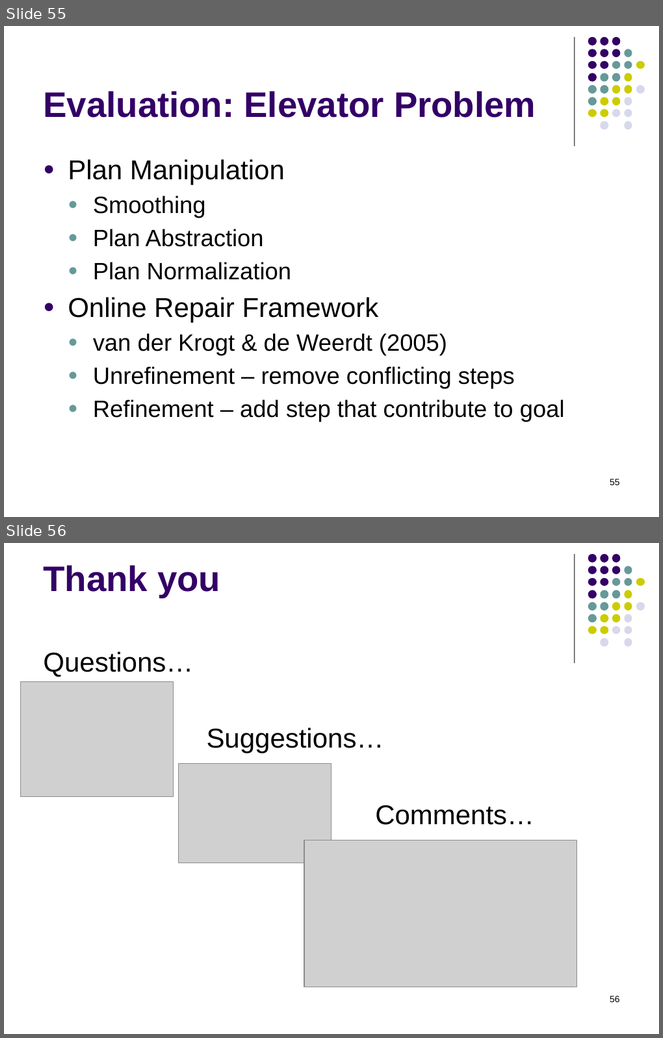
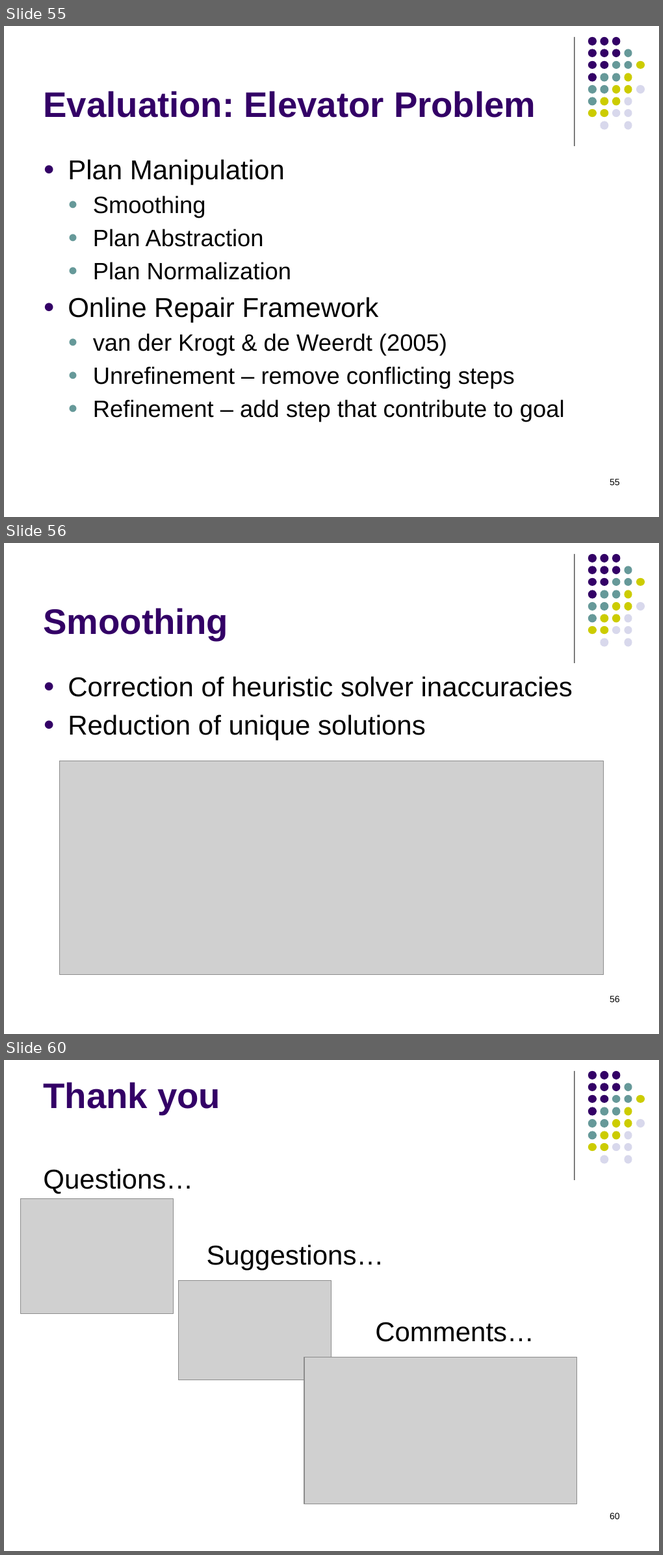
Before and after one commit to RobertHolderIII/dissertation, a slide deck: doc/defense-Dec2015.pptx. Shown one above the other, each under a label of ours: slides 55 and 56 before the commit, slides 55, 56 and 60 after it; the slides between them are not shown. The pictures are 663x1038 and 663x1555 pixels, drawn with LibreOffice and Linux fonts; fonts in the diff are those of the drawing; grey boxes stand for pictures. Boxes give left, top, right and bottom in pixels: in the first picture for what was removed or moved away, otherwise in the second. Text is boxed around its words. In the diff, an @@ line names an element or a change of style, - is before the commit and + after.

```diff
--- a/doc/defense-Dec2015.pptx
+++ b/doc/defense-Dec2015.pptx
@@ slide 56 added at (4, 543, 659, 1034), background #FFFFFF; not listed: 32 template elements that a slide beside it also shows @@
@@ title added at (43, 608, 228, 641), 39 pt, text #330066, bold @@
+Smoothing
@@ text added at (68, 676, 573, 740), 30 pt, text #000000 @@
+● Correction of heuristic solver inaccuracies
+● Reduction of unique solutions
@@ picture added at (60, 761, 604, 975) @@
@@ page number added at (610, 996, 620, 1003), 10 pt, text #000000 @@
+56
@@ what was slide 56 is now slide 60 @@
@@ page number at (610, 1513, 620, 1520): text changed @@
-56
+60
```
Also in this commit, not shown: 3 other slides added.
